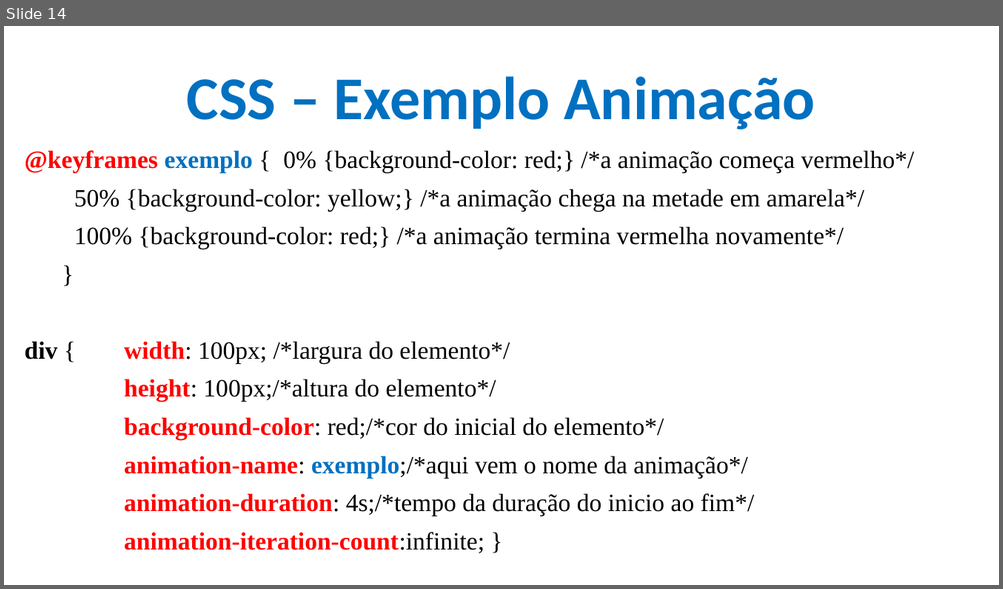
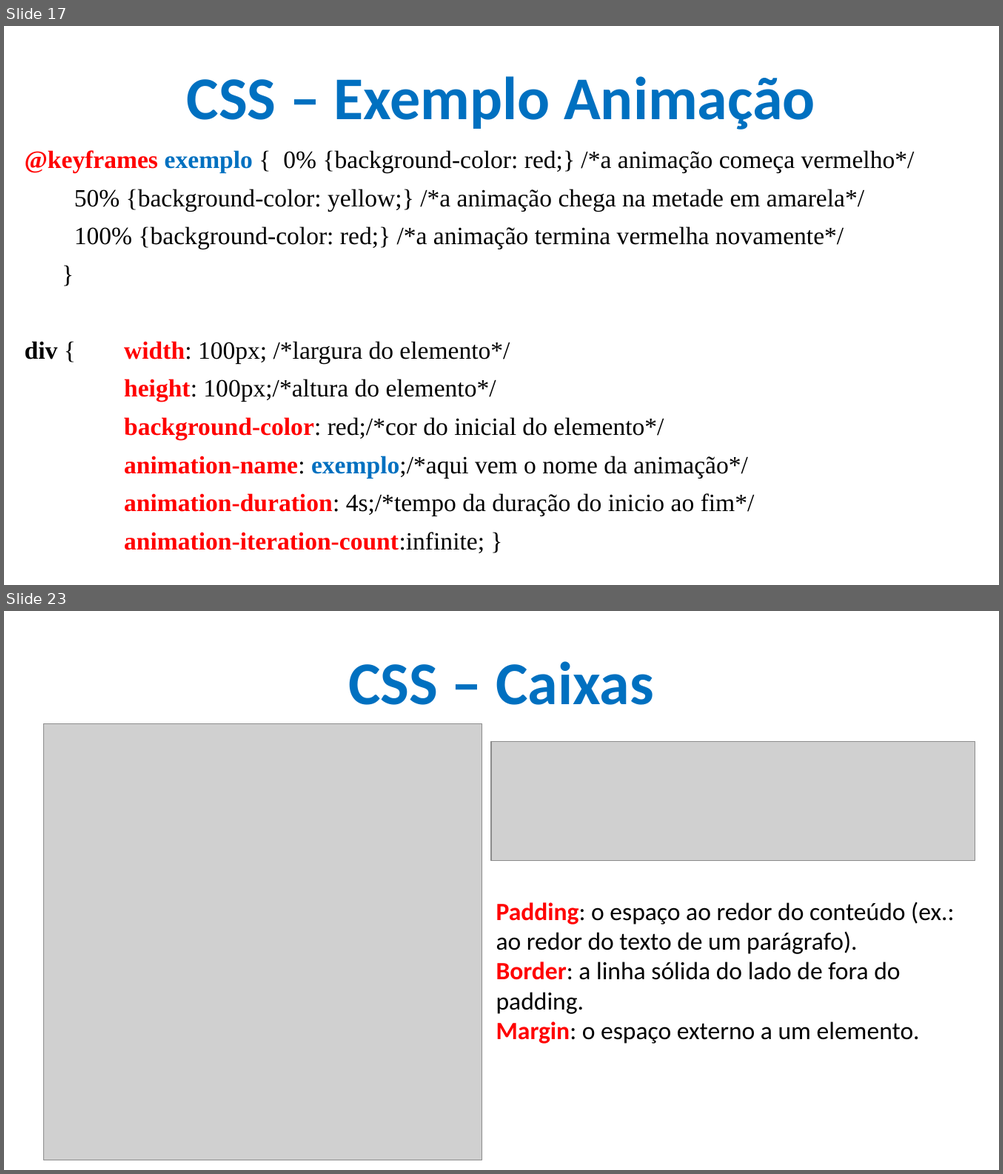
Before and after one commit to CloudEducationBrazil/WydenDesenvolvimentoWebPHP, a slide deck: 01 Classes/Aula 05 e 06 Desenvolvimento Web - CSS.pptx. Shown one above the other, each under a label of ours: slide 14 before the commit, slides 17 and 23 after it; the slides between them are not shown. The pictures are 1003x589 and 1003x1174 pixels, drawn with LibreOffice and Linux fonts; fonts in the diff are those of the drawing; grey boxes stand for pictures; background and template pictures are left out. Boxes give left, top, right and bottom in pixels: in the first picture for what was removed or moved away, otherwise in the second. Text is boxed around its words. In the diff, an @@ line names an element or a change of style, - is before the commit and + after.

```diff
--- a/01 Classes/Aula 05 e 06 Desenvolvimento Web - CSS.pptx
+++ b/01 Classes/Aula 05 e 06 Desenvolvimento Web - CSS.pptx
@@ slide 23 added at bbox=[4, 611, 999, 1170], background picture (left out) @@
@@ title added at bbox=[348, 661, 654, 705], 44 pt, text #0070C0, bold @@
+CSS – Caixas
@@ picture added at bbox=[44, 723, 481, 1160] @@
@@ picture added at bbox=[490, 741, 973, 860] @@
@@ text added at bbox=[496, 902, 953, 1044], 18 pt, text #000000 @@
+Padding: o espaço ao redor do conteúdo (ex.: ao redor do texto de um parágrafo).
+Border: a linha sólida do lado de fora do padding.
+Margin: o espaço externo a um elemento.
@@ what was slide 14 is now slide 17 @@
```
Also in this commit, not shown: 7 slides changed, 32 other slides added, 1 slide removed, 1 other file.
